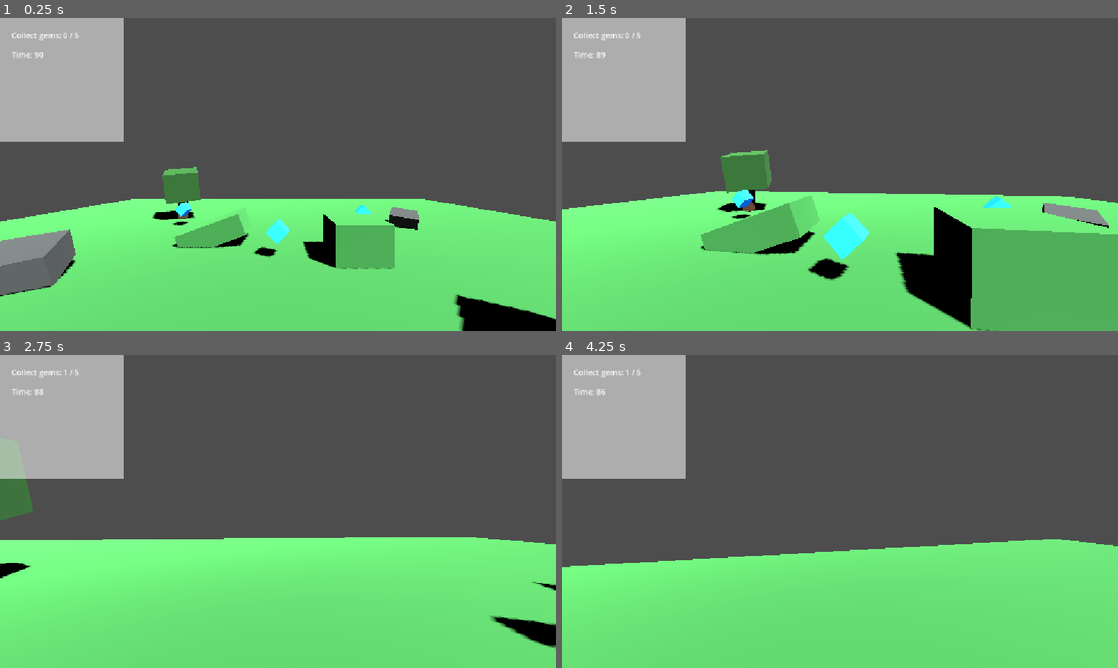
Above: before the commit, frames 1-4 (two rows, left to right).
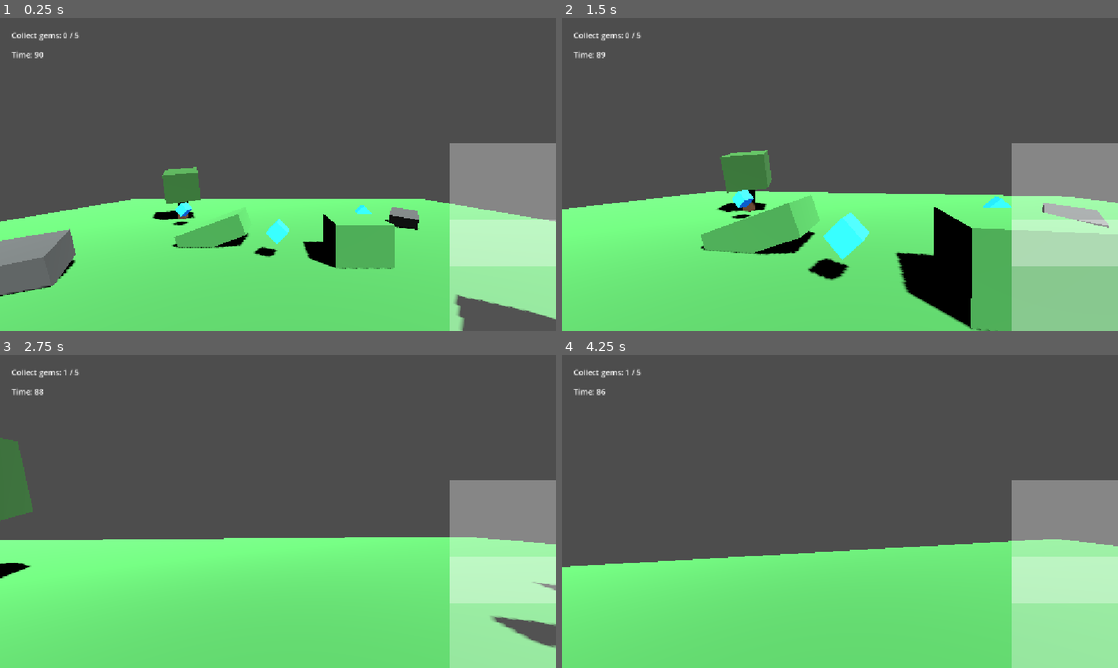
Above: after the commit, the same moments.

Repository: tan15hacks/lowpoly-android
Game: Godot game, scene res://scenes/main.tscn
The game is run twice, just before and just after one commit, with the same random seed, the same clock (stepped at 60 frames per second) and the same inputs.
Inputs (mouse positions are in pixels of both pictures, inside the frame that each line leads up to):
- Up to frame 1 (0.25 s): no input
- Up to frame 2 (1.5 s): move the mouse to (867, 174) at 0.52 s; hold W (move_forward) from 0.53 s (still down); tap Space (jump) at 0.6, 0.77, 1.07, 1.35 s; move the mouse to (812, 174) at 1.27 s
- Up to frame 3 (2.75 s): keep holding W (move_forward); tap Space (jump) at 1.52, 1.82, 2.1 s; move the mouse to (289, 505) at 2.02 s
- Up to frame 4 (4.25 s): keep holding W (move_forward); move the mouse to (834, 517) at 2.77 s; tap Space (jump) at 2.85, 3.02, 3.32, 3.6, 3.77, 4.07 s; move the mouse to (878, 514) at 3.52 s

The runs differ from the first frame. In frame 1, 20% of the frame differs, in the area x 0-100%, y 0-100%; in frame 2, 20%; in frame 3, 20%; in frame 4, 20%.
Error before the commit: Invalid access to property or key 'pressed' on a base object of type 'null instance'. (res://scripts/mobile_controls.gd:26)

Commit message:
Add record touch button to mobile controls scene

Diff:
--- a/lowpoly-android/scenes/mobile_controls.tscn
+++ b/lowpoly-android/scenes/mobile_controls.tscn
@@ -33,7 +33,11 @@
 stretch_mode = 5
 
 [node name="JumpButton" type="TouchScreenButton" parent="."]
-position = Vector2(1220, 520)
 texture_normal = SubResource("GradientTexture2D_circle")
-shape = SubResource("CircleShape2D_jump")
+shape = SubResource("CircleShape2D_touch")
 visibility_mode = 1
+
+[node name="RecordButton" type="TouchScreenButton" parent="."]
+texture_normal = SubResource("GradientTexture2D_circle")
+shape = SubResource("CircleShape2D_touch")
+visibility_mode = 1
Not shown: 1 places in lowpoly-android/scenes/mobile_controls.tscn that only renumber resources
